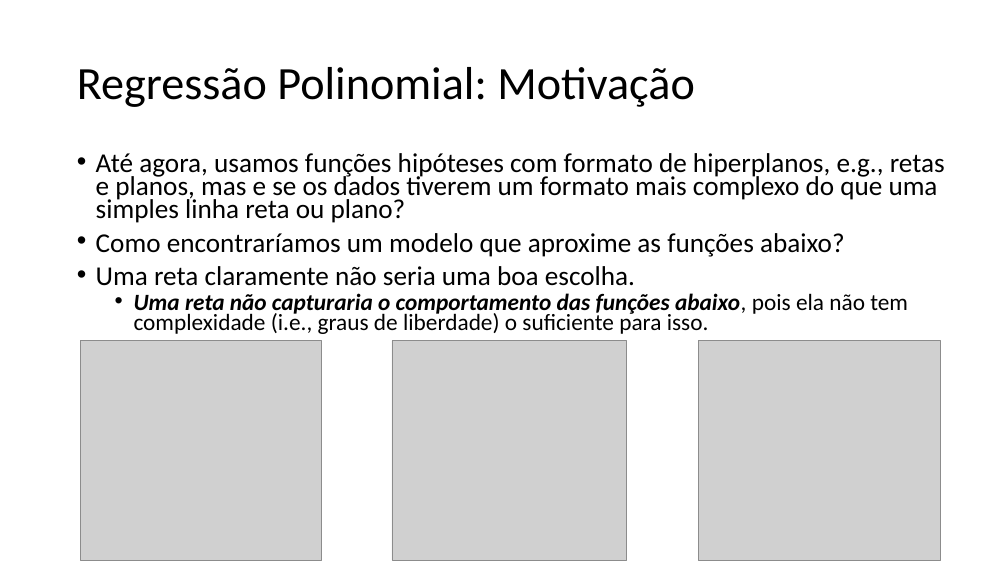
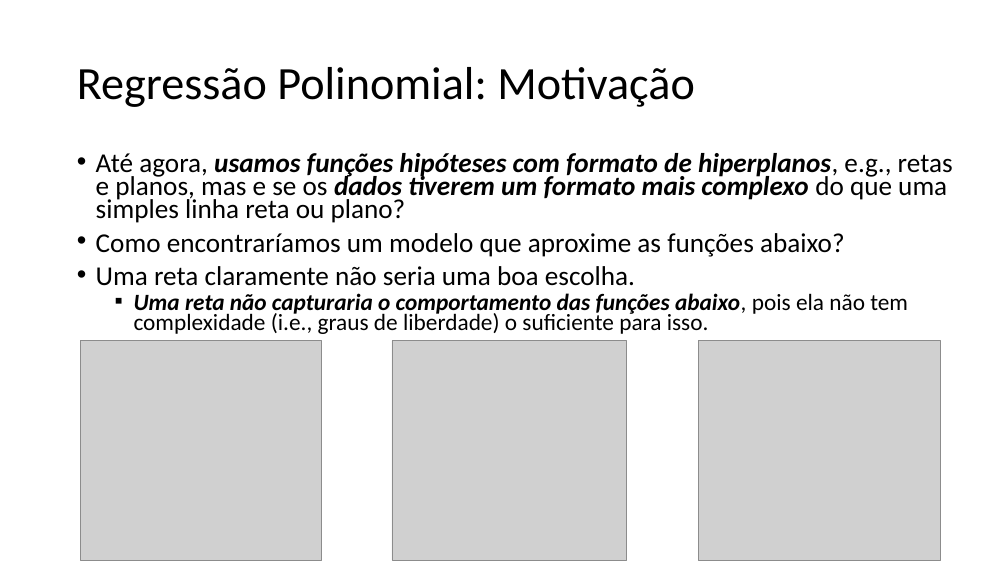
Before and after one commit to zz4fap/t319_aprendizado_de_maquina, a slide deck: slide 6 of slides/T319_Regressão_Linear (Parte IV).pptx. Drawn at 1008x567 pixels with LibreOffice and Linux fonts; fonts in the diff are those of the drawing; grey boxes stand for pictures. Boxes give left, top, right and bottom in pixels: in the first picture for what was removed or moved away, otherwise in the second. Text is boxed around its words. In the diff, an @@ line names an element or a change of style, - is before the commit and + after.

```diff
--- a/slides/T319_Regressão_Linear (Parte IV).pptx
+++ b/slides/T319_Regressão_Linear (Parte IV).pptx
@@ text at bbox=[96, 153, 953, 334]: bold on, italic on in "usamos funções hipóteses com formato de hiperplanos, ..."; bullet • to ▪ @@
```
Also in this commit, not shown: 2 other slides changed, 5 other files.
